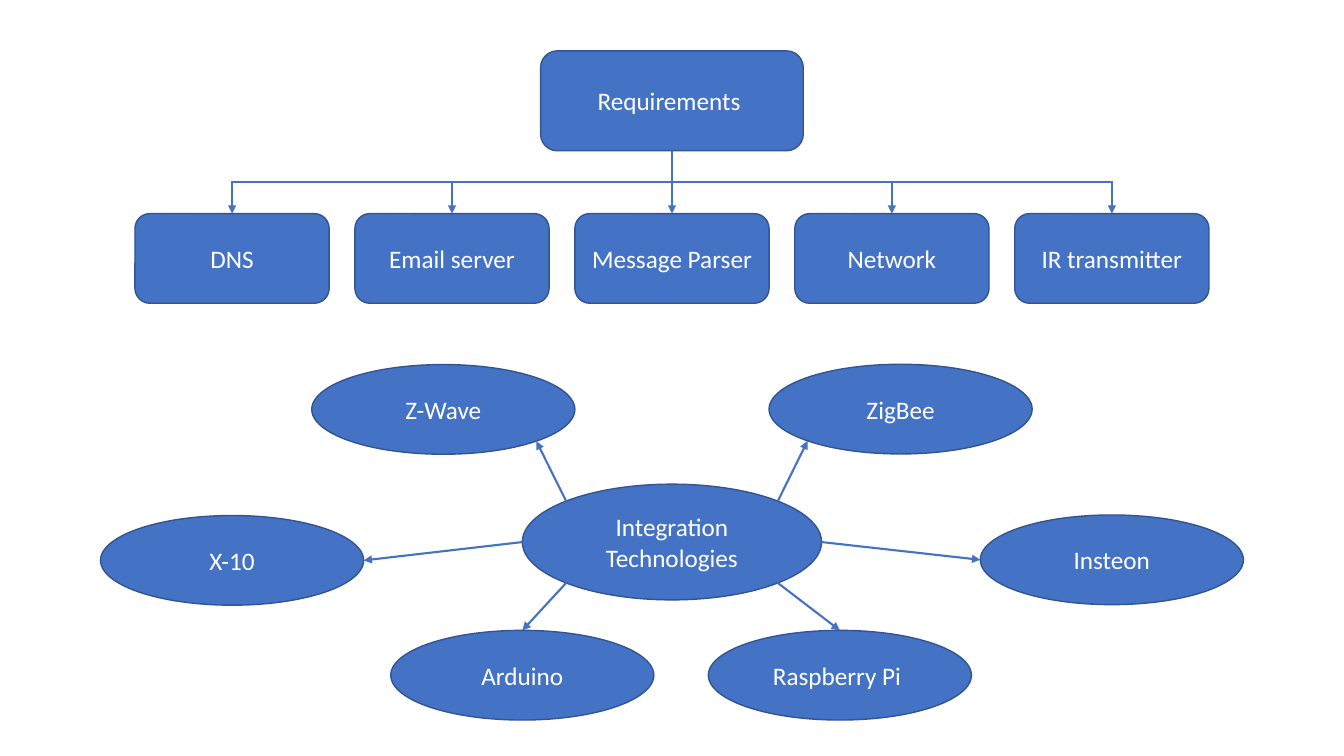
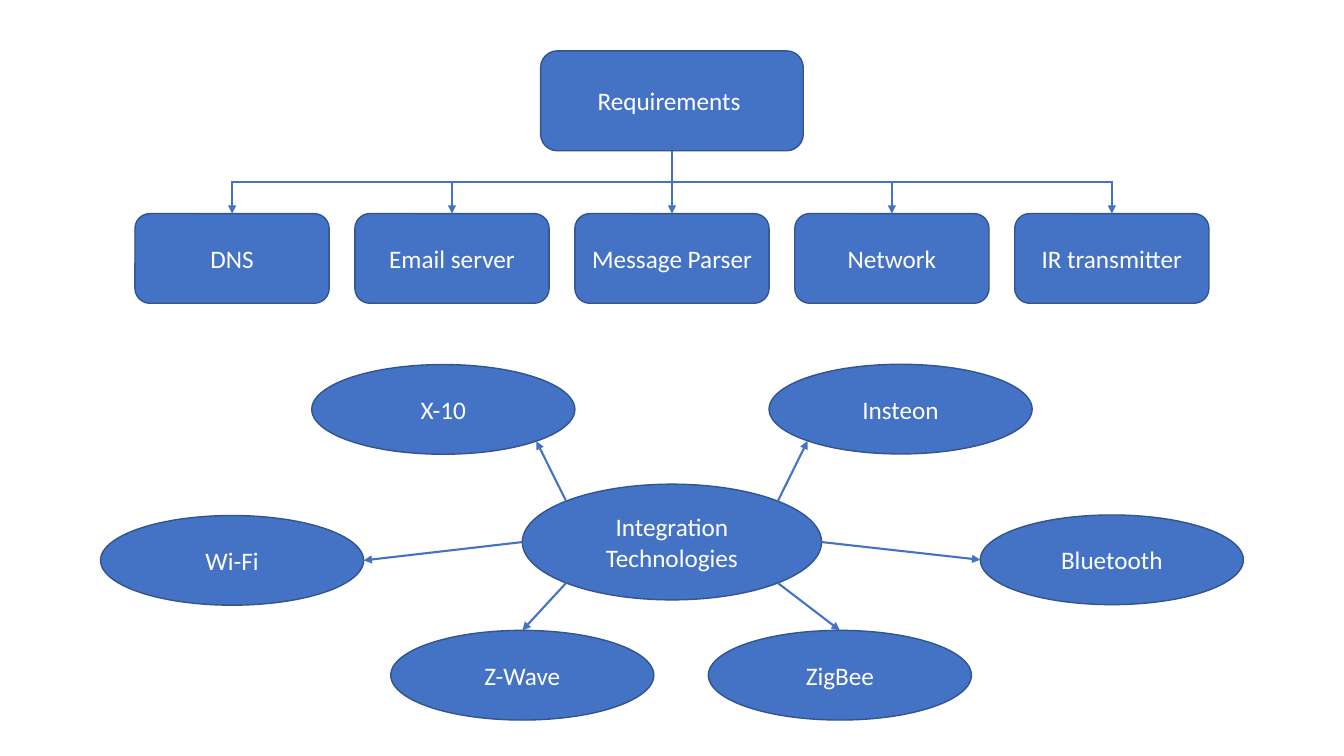
Before and after one commit to MikeBlackbeard/Ele_mic, a slide deck: slide 1 of project4/Communication MR.pptx. Drawn at 1344x756 pixels with LibreOffice and Linux fonts; fonts in the diff are those of the drawing. Boxes give left, top, right and bottom in pixels: in the first picture for what was removed or moved away, otherwise in the second. Text is boxed around its words. In the diff, an @@ line names an element or a change of style, - is before the commit and + after.

Commit message:
Protocols Updated

```diff
--- a/project4/Communication MR.pptx
+++ b/project4/Communication MR.pptx
@@ text in ellipse at [421, 402, 466, 419]: text changed @@
-Z-Wave
+X-10
@@ text in ellipse at [862, 403, 938, 419]: text changed @@
-ZigBee
+Insteon
@@ text in ellipse at [205, 552, 258, 570]: text changed @@
-X-10
+Wi-Fi
@@ text in ellipse at [1061, 551, 1162, 569]: text changed @@
-Insteon
+Bluetooth
@@ text in ellipse at [484, 669, 560, 685]: text changed @@
-Arduino
+Z-Wave
@@ text in ellipse at [806, 667, 874, 690]: text changed @@
-Raspberry Pi
+ZigBee
```
